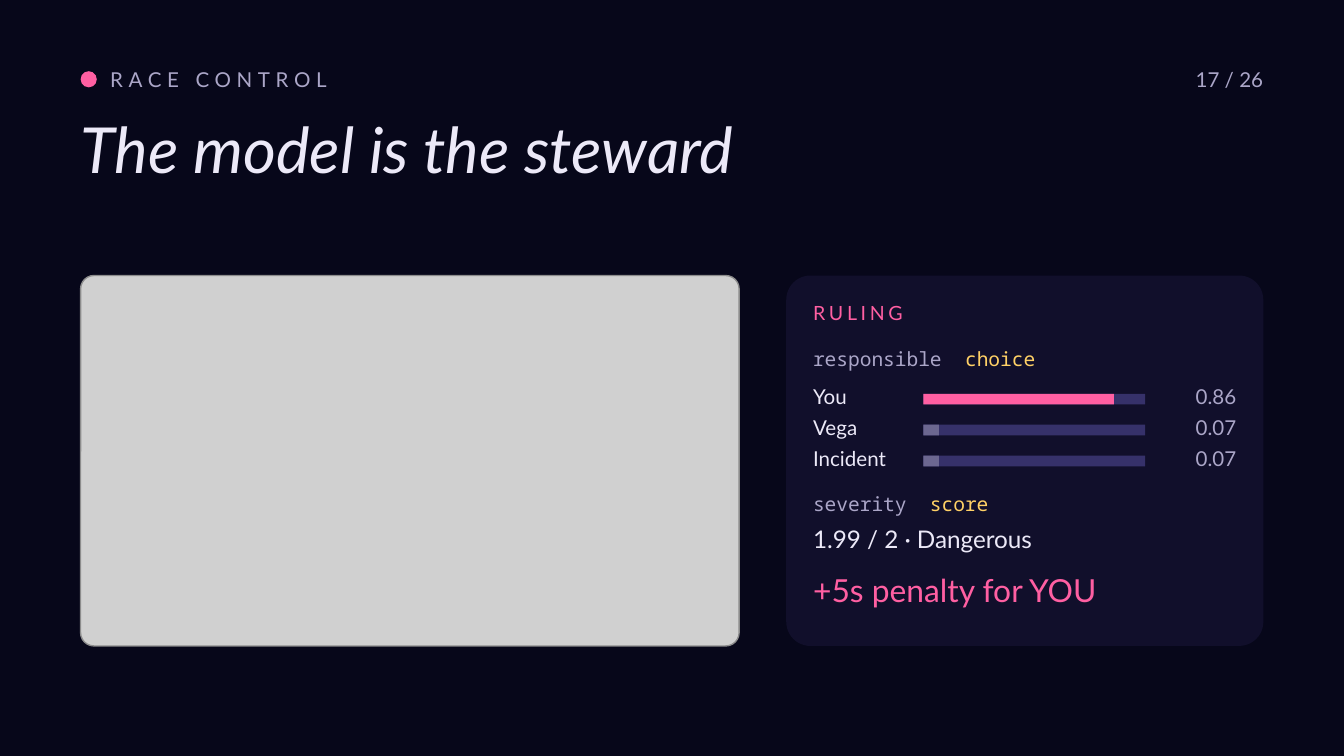
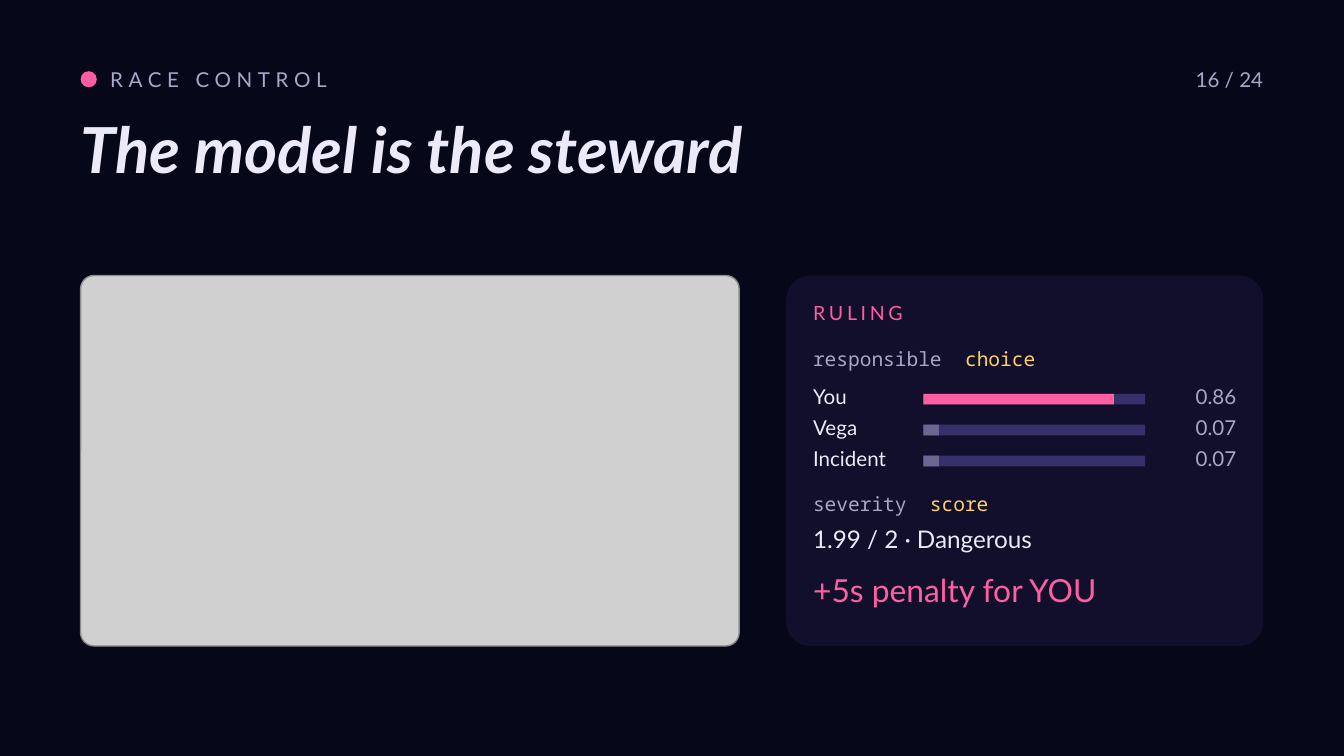
Before and after one commit to roryp/racing, a slide deck: slide 17 of docs/luna-gp-deck.pptx. Drawn at 1344x756 pixels with LibreOffice and Linux fonts; fonts in the diff are those of the drawing; grey boxes stand for pictures. Boxes give left, top, right and bottom in pixels: in the first picture for what was removed or moved away, otherwise in the second. Text is boxed around its words. In the diff, an @@ line names an element or a change of style, - is before the commit and + after.

```diff
--- a/docs/luna-gp-deck.pptx
+++ b/docs/luna-gp-deck.pptx
@@ text at [1196,72,1263,87]: text changed @@
-17 / 26
+16 / 24
@@ text "The model is the steward" at [81,126,743,174]: bold on @@
```
Also in this commit, not shown: 22 other slides changed.
